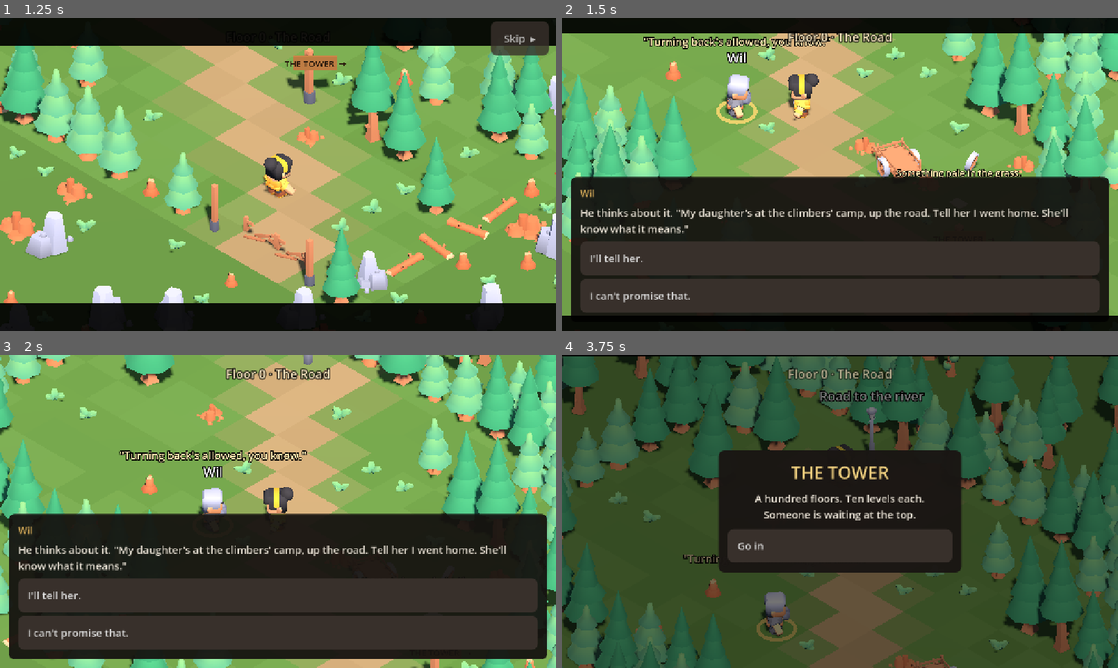
Above: before the commit, frames 1-4 (two rows, left to right).
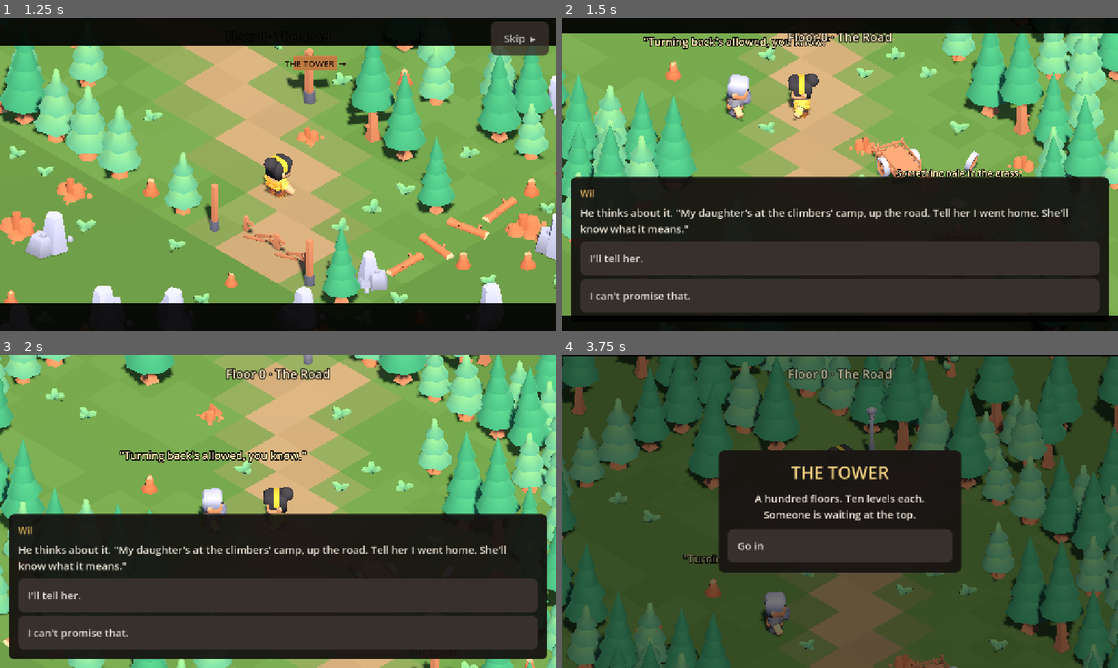
Above: after the commit, the same moments.

Repository: vel71184/the-tower
Game: Godot game, scene res://scenes/main.tscn
Two runs of this game, one before a commit and one after it. Both use one fixed random seed, a clock stepped at 60 frames per second and the inputs below.
Inputs (mouse positions are in pixels of both pictures, inside the frame that each line leads up to):
- Up to frame 1 (1.25 s): click "New climb" at 0.5 s
- Up to frame 2 (1.5 s): click "Skip ▸" at 1.25 s
- Up to frame 3 (2 s): no input
- Up to frame 4 (3.75 s): tap Enter (ui_accept) at 2, 2.27 s; move the mouse to (962, 495) at 2.02 s; hold D (move_right) 2.03-2.75 s; hold Space (attack) 2.03-2.75 s; click (962, 495) at 2.17 s; click "I'll tell her." at 2.75 s; click "Continue" at 3.5 s

Frame 1 is identical in both runs. In frame 2, 0.3% of the frame differs, in the area x 27-36%, y 10-34%; in frame 3, 0.1%; in frame 4, 0.6%, in the area x 35-66%, y 11-92%.

Commit message:
Scenes: speech sits higher; name labels and the focus ring hide while a scene plays
Co-Authored-By: Claude Opus 5.5 <noreply@anthropic.com>
Claude-Session: https://claude.ai/code/session_018eCtRiykKVLLKD4TJKqToP

Diff:
--- a/scripts/game/climber.gd
+++ b/scripts/game/climber.gd
@@ -80,7 +80,7 @@
 	_speech.pixel_size = 0.006
 	_speech.width = 520
 	_speech.autowrap_mode = TextServer.AUTOWRAP_WORD_SMART
-	_speech.position = Vector3(0, 1.75, 0)
+	_speech.position = Vector3(0, 2.3, 0)
 	add_child(_speech)
 	var l := _speech
 	var t := create_tween()
--- a/scripts/game/main.gd
+++ b/scripts/game/main.gd
@@ -567,7 +567,7 @@
 			var notice := String(obj.def.get("reveal_text", ""))
 			if notice != "":
 				obj.bark(notice)
-		obj.set_near(d <= NEAR_LABEL_RANGE)
+		obj.set_near(d <= NEAR_LABEL_RANGE and not cutscene.playing)
 		var callout: Dictionary = obj.def.get("call_out", {})
 		if not callout.is_empty():
 			var flag := String(callout.get("flag", "heard:" + obj.id))
@@ -843,7 +843,9 @@
 		_focus_ring.material_override = mat
 		add_child(_focus_ring)
 	_focus_ring.visible = obj != null
-	if obj:
+	if cutscene.playing:
+		_focus_ring.visible = false
+	elif obj:
 		_focus_ring.global_position = obj.global_position + Vector3(0, 0.03, 0)
 		obj.set_near(true)
 
